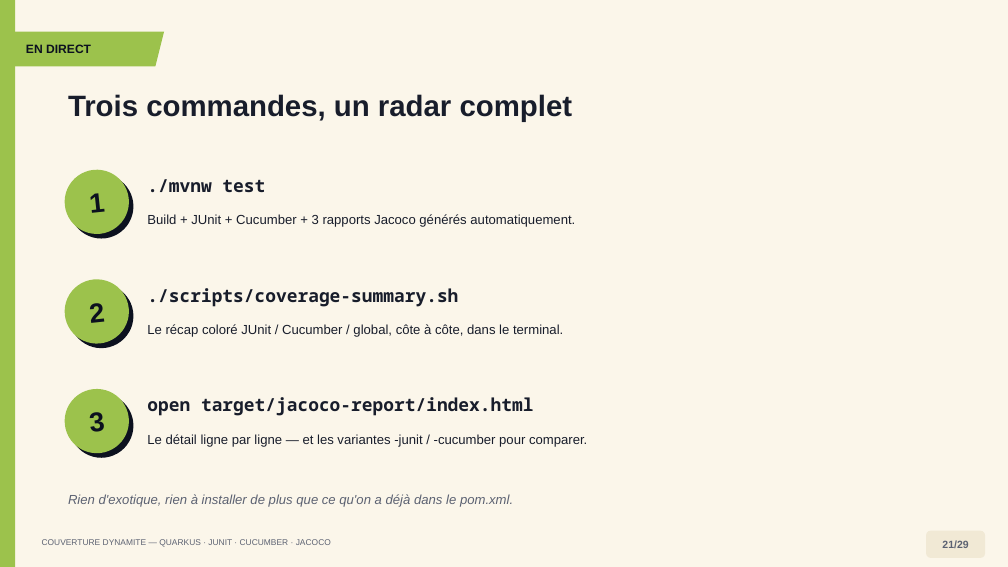
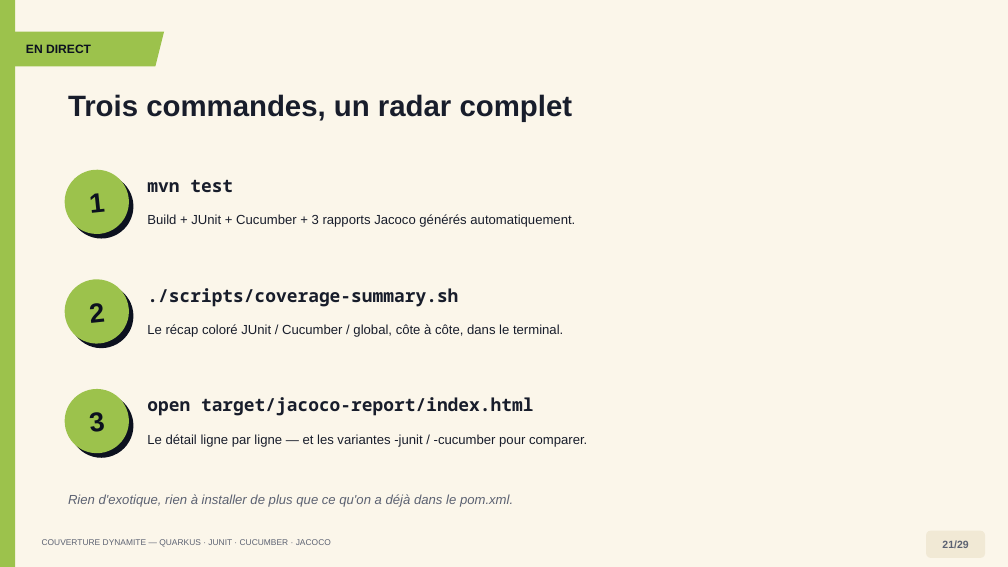
Before and after one commit to sidevconcept/couverture-junit-cucumber-jacoco, a slide deck: slide 21 of presentation/couverture-code-conference-dynamite.pptx. Drawn at 1008x567 pixels with LibreOffice and Linux fonts; fonts in the diff are those of the drawing. Boxes give left, top, right and bottom in pixels: in the first picture for what was removed or moved away, otherwise in the second. Text is boxed around its words. In the diff, an @@ line names an element or a change of style, - is before the commit and + after.

```diff
--- a/presentation/couverture-code-conference-dynamite.pptx
+++ b/presentation/couverture-code-conference-dynamite.pptx
@@ text at (147, 179, 233, 192): text changed @@
-./mvnw test
+mvn test
```
Also in this commit, not shown: 1 slide removed.
